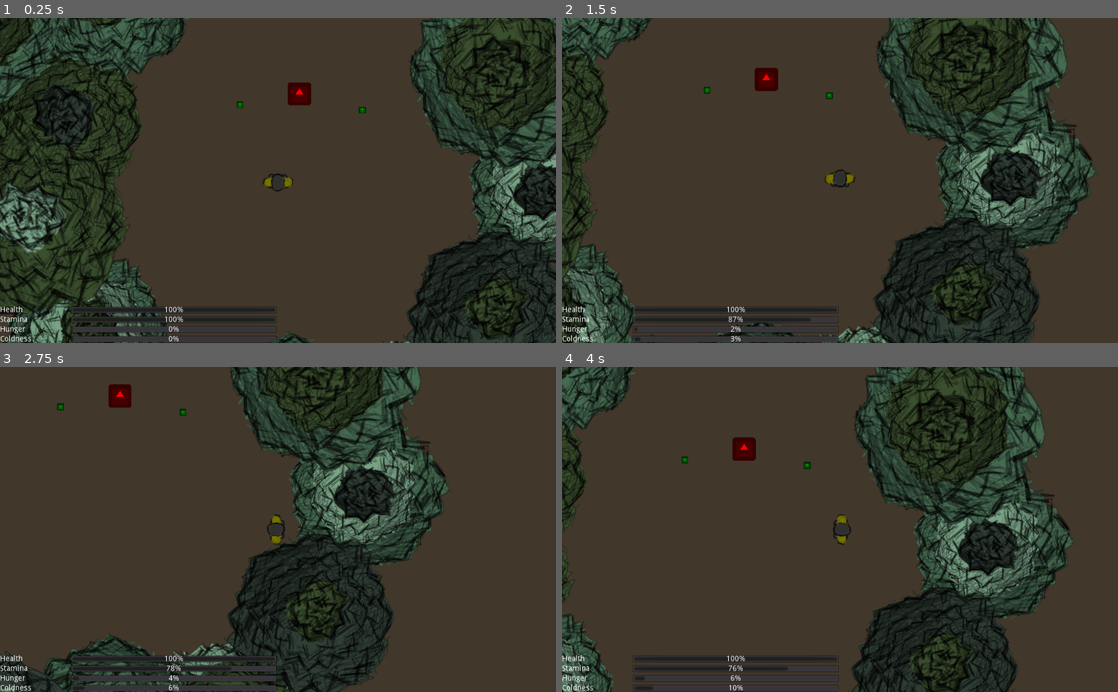
Above: before the commit, frames 1-4 (two rows, left to right).
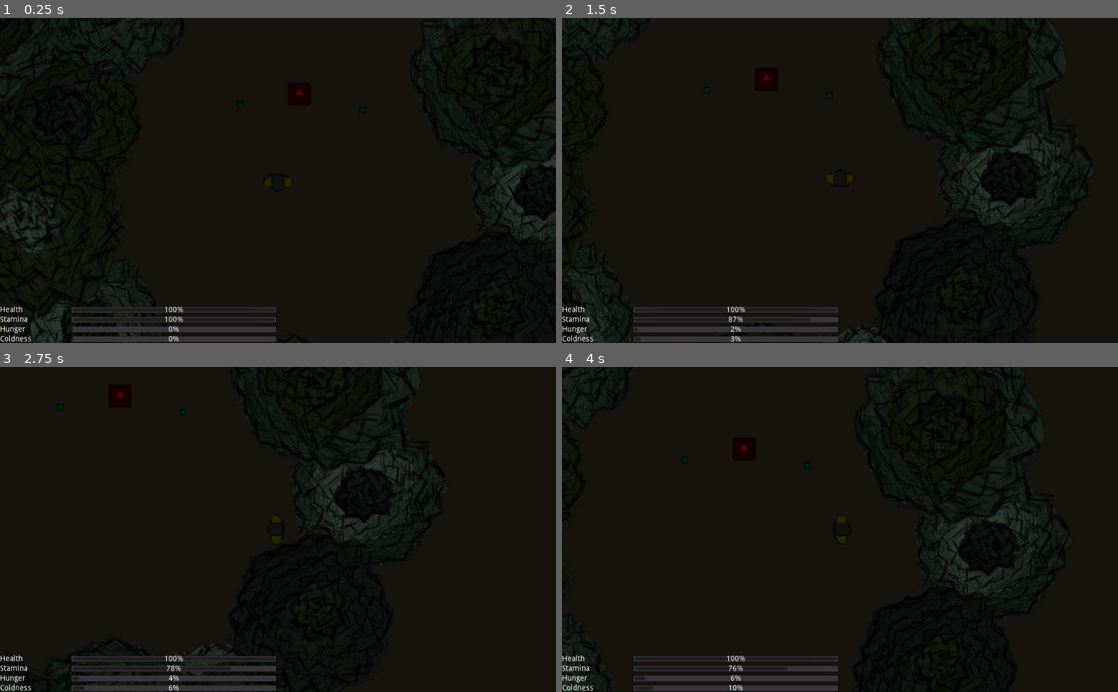
Above: after the commit, the same moments.

Repository: MilanVasko/ludum-dare-50
Game: Godot game, scene res://ingame/ingame.tscn
Same seed, same stepped clock (60 frames per second), same inputs: the game is played once before the commit and once after it. The engine's default icon, where the game draws it, is replaced by a stand-in: a white triangle on a blue panel in a dark square.
Inputs:
- Up to frame 1 (0.25 s): no input
- Up to frame 2 (1.5 s): tap Enter at 0.5 s; hold D (right) 0.53-1.28 s; hold Shift (run) 0.53-1.28 s; hold S (down) from 1.28 s (still down); tap E (use) at 1.35 s
- Up to frame 3 (2.75 s): release S (down) at 2.03 s; hold D (right) from 2.03 s (still down); hold Shift (run) from 2.03 s (still down)
- Up to frame 4 (4 s): release D (right) at 2.78 s; release Shift (run) at 2.78 s; hold W (up) 2.78-3.53 s; tap E (use) at 2.85 s; hold A (left) from 3.53 s (still down); hold Shift (run) from 3.53 s (still down)

The runs differ from the first frame. In frame 1, 83% of the frame differs, in the area x 0-100%, y 0-100%; in frame 2, 85%; in frame 3, 87%; in frame 4, 87%.

Commit message:
Readd exit points

Diff:
--- a/ingame/ingame.tscn
+++ b/ingame/ingame.tscn
@@ -13,6 +13,7 @@
 [ext_resource path="res://tree/tree.tscn" type="PackedScene" id=11]
 [ext_resource path="res://food/food.tscn" type="PackedScene" id=12]
 [ext_resource path="res://fire/fire.tscn" type="PackedScene" id=13]
+[ext_resource path="res://exit/spawn_point.tscn" type="PackedScene" id=14]
 
 [node name="Ingame" type="Node2D"]
 
@@ -285,7 +286,7 @@
 position = Vector2( 6392, 4068 )
 
 [node name="Tree148" parent="Trees" instance=ExtResource( 11 )]
-position = Vector2( 6991, 3193 )
+position = Vector2( 7175, 3307 )
 
 [node name="Tree149" parent="Trees" instance=ExtResource( 11 )]
 position = Vector2( 7010, 3983 )
@@ -306,10 +307,10 @@
 position = Vector2( 6258, 3290 )
 
 [node name="Tree155" parent="Trees" instance=ExtResource( 11 )]
-position = Vector2( 6667, 2881 )
+position = Vector2( 6864, 3157 )
 
 [node name="Tree156" parent="Trees" instance=ExtResource( 11 )]
-position = Vector2( 7124, 2339 )
+position = Vector2( 7730, 2498 )
 
 [node name="Tree132" parent="Trees" instance=ExtResource( 11 )]
 position = Vector2( -2905, 507 )
@@ -345,16 +346,37 @@
 position = Vector2( -4238, 3897 )
 
 [node name="Tree22" parent="Trees" instance=ExtResource( 11 )]
-position = Vector2( -4305, 3545 )
+position = Vector2( -4779, 3782 )
 
 [node name="Tree23" parent="Trees" instance=ExtResource( 11 )]
-position = Vector2( -4372, 3212 )
+position = Vector2( -4528, 3570 )
 
 [node name="Tree24" parent="Trees" instance=ExtResource( 11 )]
-position = Vector2( -4372, 2860 )
+position = Vector2( -5067, 3732 )
+
+[node name="Tree157" parent="Trees" instance=ExtResource( 11 )]
+position = Vector2( -5354, 3646 )
+
+[node name="Tree158" parent="Trees" instance=ExtResource( 11 )]
+position = Vector2( -4956, 2452 )
+
+[node name="Tree159" parent="Trees" instance=ExtResource( 11 )]
+position = Vector2( -5314, 2472 )
+
+[node name="Tree160" parent="Trees" instance=ExtResource( 11 )]
+position = Vector2( -5637, 2513 )
+
+[node name="Tree161" parent="Trees" instance=ExtResource( 11 )]
+position = Vector2( -5864, 2811 )
+
+[node name="Tree162" parent="Trees" instance=ExtResource( 11 )]
+position = Vector2( -5743, 3209 )
+
+[node name="Tree163" parent="Trees" instance=ExtResource( 11 )]
+position = Vector2( -5723, 3587 )
 
 [node name="Tree25" parent="Trees" instance=ExtResource( 11 )]
-position = Vector2( -4357, 2478 )
+position = Vector2( -4710, 2407 )
 
 [node name="Tree26" parent="Trees" instance=ExtResource( 11 )]
 position = Vector2( -4410, 2118 )
@@ -402,10 +424,19 @@
 position = Vector2( -3661, -2801 )
 
 [node name="Tree41" parent="Trees" instance=ExtResource( 11 )]
-position = Vector2( -3338, -3008 )
+position = Vector2( -3752, -3186 )
 
 [node name="Tree42" parent="Trees" instance=ExtResource( 11 )]
-position = Vector2( -2988, -3152 )
+position = Vector2( -2863, -3423 )
+
+[node name="Tree167" parent="Trees" instance=ExtResource( 11 )]
+position = Vector2( -3073, -3694 )
+
+[node name="Tree168" parent="Trees" instance=ExtResource( 11 )]
+position = Vector2( -3736, -3566 )
+
+[node name="Tree169" parent="Trees" instance=ExtResource( 11 )]
+position = Vector2( -3422, -3780 )
 
 [node name="Tree43" parent="Trees" instance=ExtResource( 11 )]
 position = Vector2( -2656, -3206 )
@@ -432,10 +463,10 @@
 position = Vector2( -251, -3314 )
 
 [node name="Tree51" parent="Trees" instance=ExtResource( 11 )]
-position = Vector2( 108, -3323 )
+position = Vector2( 235, -3787 )
 
 [node name="Tree52" parent="Trees" instance=ExtResource( 11 )]
-position = Vector2( 458, -3422 )
+position = Vector2( 998, -3644 )
 
 [node name="Tree53" parent="Trees" instance=ExtResource( 11 )]
 position = Vector2( 772, -3332 )
@@ -444,10 +475,22 @@
 position = Vector2( 1131, -3359 )
 
 [node name="Tree55" parent="Trees" instance=ExtResource( 11 )]
-position = Vector2( 1454, -3287 )
+position = Vector2( 1562, -3598 )
 
 [node name="Tree56" parent="Trees" instance=ExtResource( 11 )]
-position = Vector2( 1761, -3323 )
+position = Vector2( 2599, -3634 )
+
+[node name="Tree170" parent="Trees" instance=ExtResource( 11 )]
+position = Vector2( 1926, -3615 )
+
+[node name="Tree171" parent="Trees" instance=ExtResource( 11 )]
+position = Vector2( 1247, -3698 )
+
+[node name="Tree172" parent="Trees" instance=ExtResource( 11 )]
+position = Vector2( -80, -3609 )
+
+[node name="Tree173" parent="Trees" instance=ExtResource( 11 )]
+position = Vector2( 517, -3692 )
 
 [node name="Tree57" parent="Trees" instance=ExtResource( 11 )]
 position = Vector2( 2138, -3377 )
@@ -495,13 +538,22 @@
 position = Vector2( 6905, -3305 )
 
 [node name="Tree72" parent="Trees" instance=ExtResource( 11 )]
-position = Vector2( 6953, -2915 )
+position = Vector2( 7112, -3093 )
 
 [node name="Tree73" parent="Trees" instance=ExtResource( 11 )]
-position = Vector2( 7115, -2601 )
+position = Vector2( 7449, -3093 )
 
 [node name="Tree74" parent="Trees" instance=ExtResource( 11 )]
-position = Vector2( 7153, -2278 )
+position = Vector2( 7242, -2173 )
+
+[node name="Tree164" parent="Trees" instance=ExtResource( 11 )]
+position = Vector2( 7598, -2262 )
+
+[node name="Tree165" parent="Trees" instance=ExtResource( 11 )]
+position = Vector2( 7760, -2960 )
+
+[node name="Tree166" parent="Trees" instance=ExtResource( 11 )]
+position = Vector2( 7823, -2582 )
 
 [node name="Tree75" parent="Trees" instance=ExtResource( 11 )]
 position = Vector2( 7220, -1878 )
@@ -543,10 +595,10 @@
 position = Vector2( 7534, 2279 )
 
 [node name="Tree88" parent="Trees" instance=ExtResource( 11 )]
-position = Vector2( 7494, 2632 )
+position = Vector2( 7840, 2791 )
 
 [node name="Tree89" parent="Trees" instance=ExtResource( 11 )]
-position = Vector2( 7446, 2984 )
+position = Vector2( 7697, 3121 )
 
 [node name="Tree90" parent="Trees" instance=ExtResource( 11 )]
 position = Vector2( 7513, 3326 )
@@ -647,18 +699,37 @@
 [node name="Tree122" parent="Trees" instance=ExtResource( 11 )]
 position = Vector2( -1276, 6306 )
 
+[node name="Food" type="Node2D" parent="."]
+
+[node name="Food" parent="Food" instance=ExtResource( 12 )]
+position = Vector2( -2033, 6788 )
+
+[node name="Food2" parent="Food" instance=ExtResource( 12 )]
+position = Vector2( -1695, 6803 )
+
 [node name="Fire" parent="." instance=ExtResource( 13 )]
 position = Vector2( -1869, 6758 )
 
-[node name="Food" parent="Fire" instance=ExtResource( 12 )]
-position = Vector2( -164, 30 )
-
-[node name="Food2" parent="Fire" instance=ExtResource( 12 )]
-position = Vector2( 174, 45 )
-
 [node name="Player" parent="." instance=ExtResource( 2 )]
 position = Vector2( -1928, 6998 )
 
+[node name="ExitSpawnPoints" type="Node2D" parent="."]
+
+[node name="ExitSpawnPoint" parent="ExitSpawnPoints" instance=ExtResource( 14 )]
+position = Vector2( 7251, -2626 )
+
+[node name="ExitSpawnPoint2" parent="ExitSpawnPoints" instance=ExtResource( 14 )]
+position = Vector2( -3293, -3222 )
+
+[node name="ExitSpawnPoint3" parent="ExitSpawnPoints" instance=ExtResource( 14 )]
+position = Vector2( -1926, 7211 )
+
+[node name="ExitSpawnPoint4" parent="ExitSpawnPoints" instance=ExtResource( 14 )]
+position = Vector2( -5268, 3087 )
+
+[node name="ExitSpawnPoint5" parent="ExitSpawnPoints" instance=ExtResource( 14 )]
+position = Vector2( 7229, 2765 )
+
 [node name="DebrisSpawners" type="Node2D" parent="."]
 
 [node name="DebrisSpawner" parent="DebrisSpawners" instance=ExtResource( 6 )]
@@ -869,7 +940,6 @@
 position = Vector2( 579, -56 )
 
 [node name="CanvasModulate" type="CanvasModulate" parent="."]
-visible = false
 color = Color( 0.34902, 0.34902, 0.34902, 1 )
 
 [node name="Music" parent="." instance=ExtResource( 10 )]
Not shown: 1 places in ingame/ingame.tscn that only renumber resources
